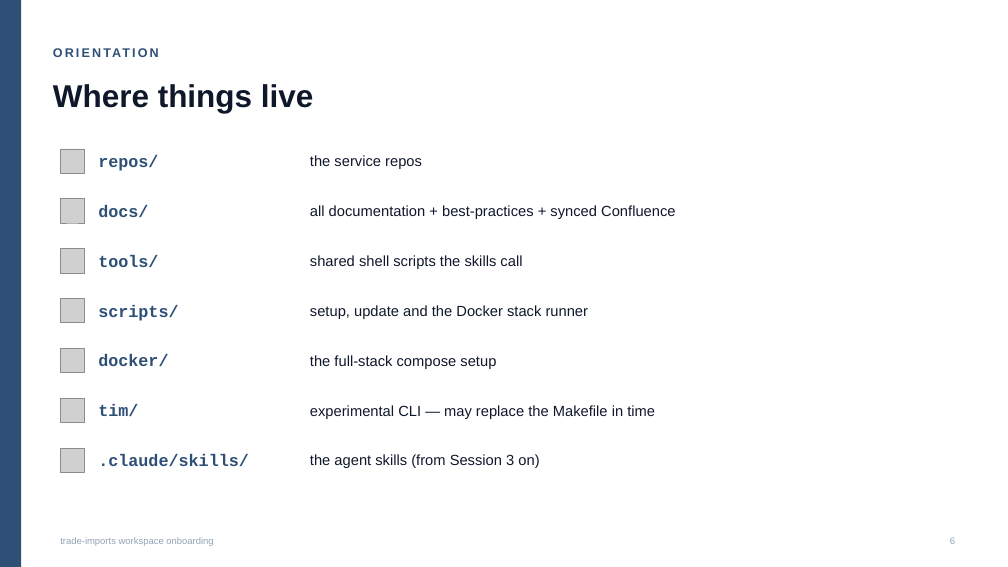
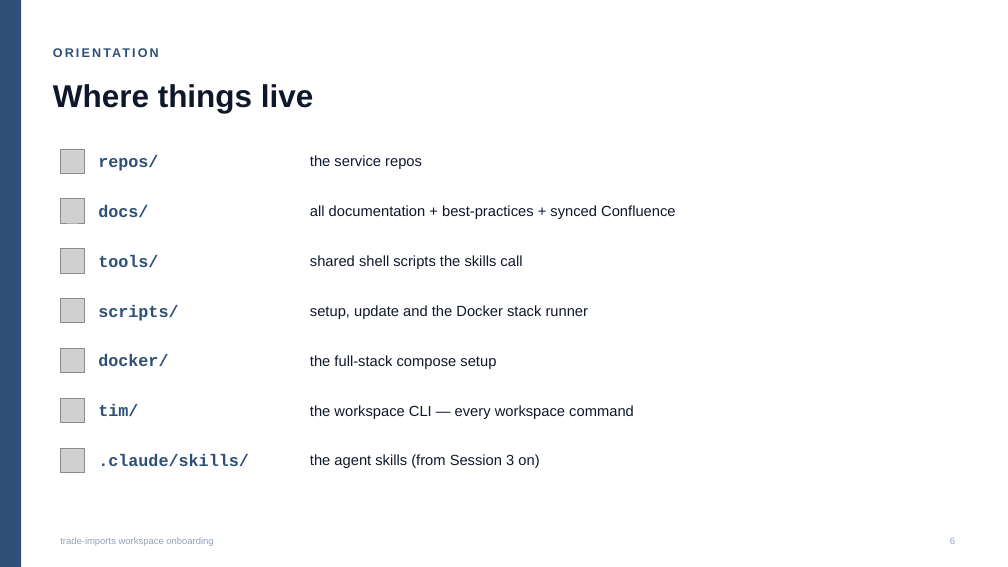
Before and after one commit to DEFRA/trade-imports-workspace, a slide deck: slide 6 of docs/onboarding/01-workspace.pptx. Drawn at 1008x567 pixels with LibreOffice and Linux fonts; fonts in the diff are those of the drawing; grey boxes stand for pictures. Boxes give left, top, right and bottom in pixels: in the first picture for what was removed or moved away, otherwise in the second. Text is boxed around its words. In the diff, an @@ line names an element or a change of style, - is before the commit and + after.

```diff
--- a/docs/onboarding/01-workspace.pptx
+++ b/docs/onboarding/01-workspace.pptx
@@ text at box(310, 405, 634, 419): text changed @@
-experimental CLI — may replace the Makefile in time
+the workspace CLI — every workspace command
```
Also in this commit, not shown: 3 other slides changed, 5 other files.
